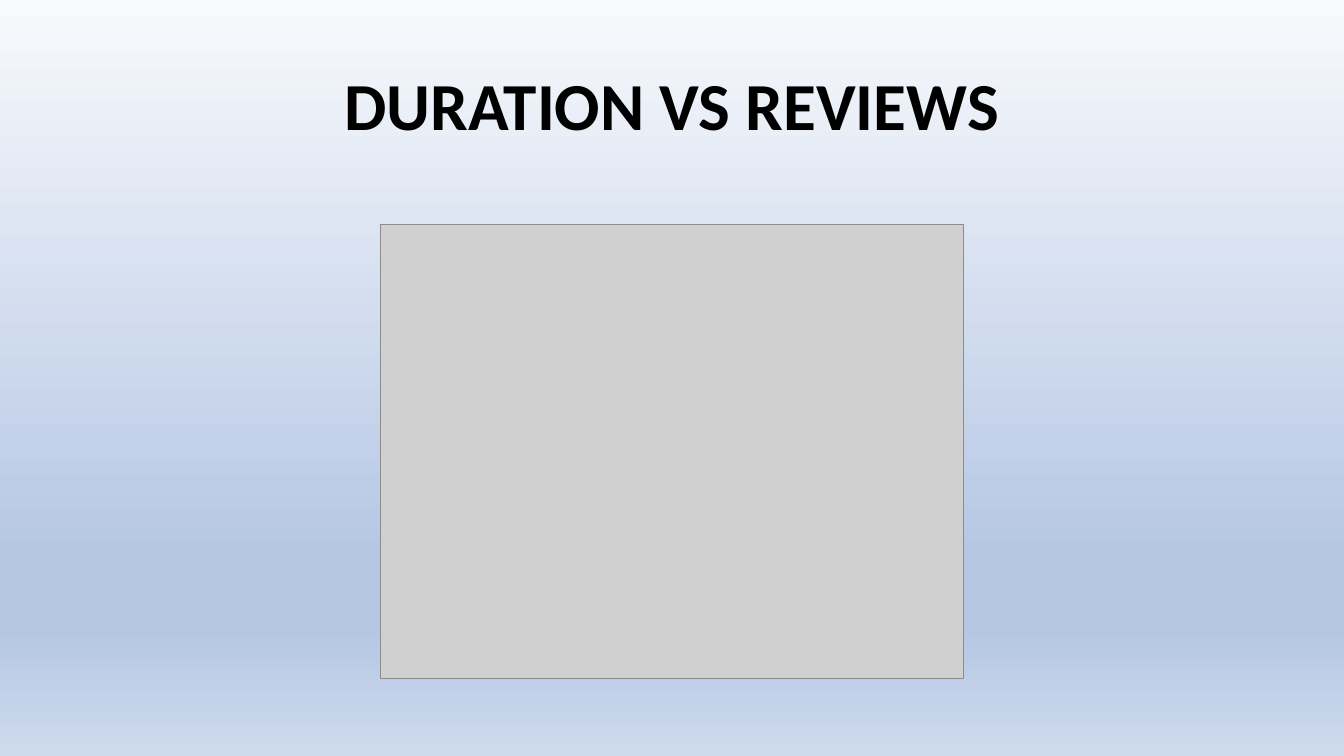
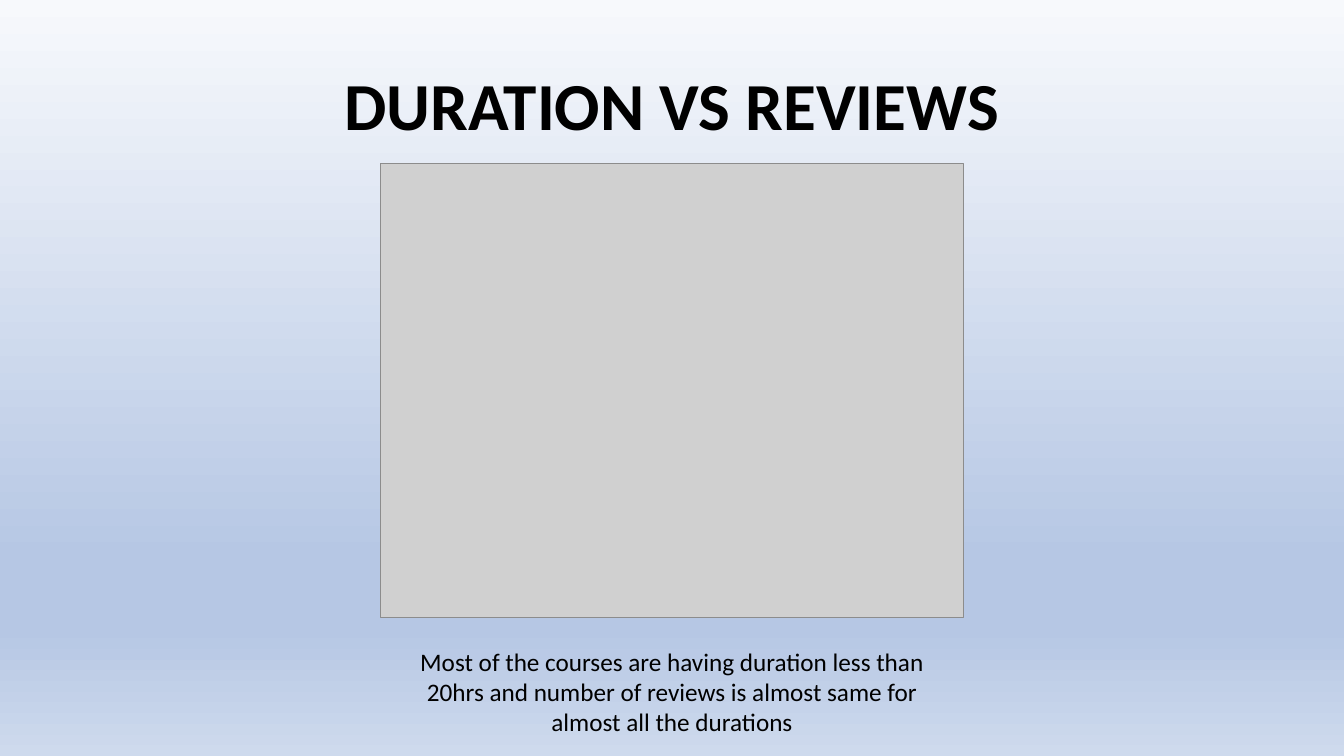
Before and after one commit to jayadir/Analysis_of_udemy_courses, a slide deck: slide 13 of DAVppt.pptx (slide 12 before the commit). Drawn at 1344x756 pixels with LibreOffice and Linux fonts; fonts in the diff are those of the drawing; grey boxes stand for pictures. Boxes give left, top, right and bottom in pixels: in the first picture for what was removed or moved away, otherwise in the second. Text is boxed around its words. In the diff, an @@ line names an element or a change of style, - is before the commit and + after.

```diff
--- a/DAVppt.pptx
+++ b/DAVppt.pptx
@@ picture: place and size @@
-picture at (380,225,964,679)
+picture at (380,164,964,618)
@@ text added at (420,653,923,731), 18 pt, text #000000 @@
+Most of the courses are having duration less than 20hrs and number of reviews is almost same for almost all the durations
```
Also in this commit, not shown: 5 other slides changed, 6 slides added, 1 slide removed.
